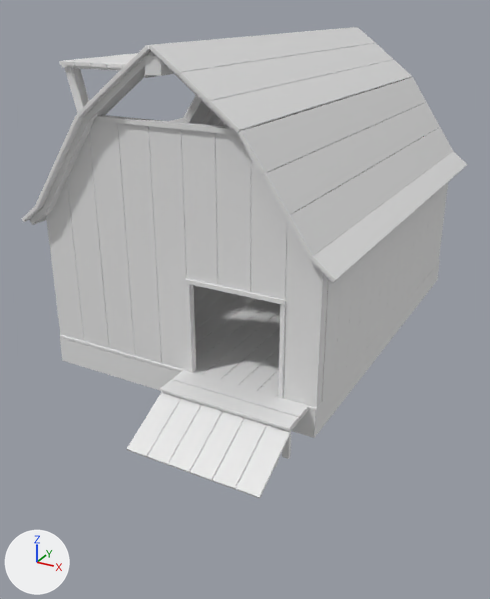
Renders of the Blender file Assets/KoboldKare/Models/Furniture/Barn.blend from each side of a commit.
One viewpoint serves both versions: a camera (50 mm lens) standing at (14.2, -28.9, 13.7) and looking at (0.6, -4.2, 1.3). The axes (+X, +Y, +Z) are drawn at lower left. The lights are the same throughout.

In view in the first picture: 'Structure'.
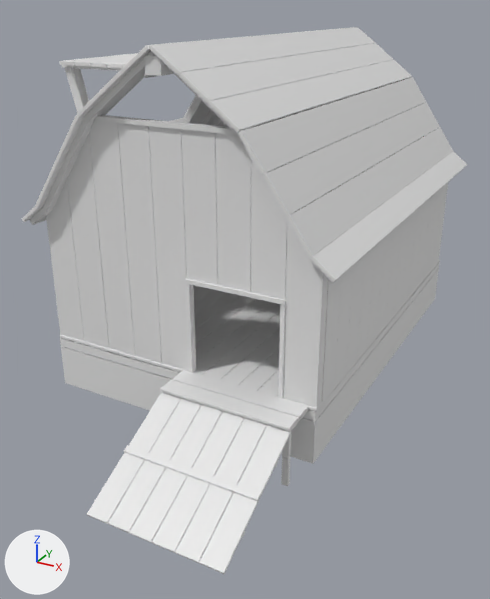
What differs and where, as boxes (x1, y1, x2, y2) in the pictures (490 x 599 px; the box of a moved part takes in the faces that stretch with it):
'Structure', reshaped (16% taller): before (22, 27, 467, 498); after (22, 27, 467, 574)
part 1 of me_plane_005, added: after (87, 452, 145, 524)
part 2 of me_plane_005, added: after (199, 493, 259, 574)
part 3 of me_plane_005, added: after (152, 476, 210, 553)
part 4 of me_plane_005, added: after (175, 484, 234, 563)
part 5 of me_plane_005, added: after (129, 468, 188, 543)
part 6 of me_plane_005, added: after (108, 460, 166, 533)
part 7 of me_plane_005, added: after (124, 445, 261, 501)
part 8 of me_plane_005, added: after (281, 457, 290, 486)
part 9 of me_plane_005, added: after (61, 269, 439, 464)
part 10 of me_plane_005, moved or reshaped: before (60, 262, 440, 438); after (60, 264, 439, 421)

Diff of the bpy script that builds the scene:
```diff
--- a/Assets/KoboldKare/Models/Furniture/Barn.blend.py
+++ b/Assets/KoboldKare/Models/Furniture/Barn.blend.py
@@ mat_wood @@
+mat_wood = principled_material('Wood')
+mat_wood.base_color = (0.8, 0.8, 0.8)  # white #e7e7e7
@@ mat_foundation @@
+mat_foundation = principled_material('Foundation')
+mat_foundation.base_color = (0.8, 0.8, 0.8)  # white #e7e7e7
@@ me_plane_005 @@
 me_plane_005.from_pydata(...)  # 2672 vertices, 2581 faces; spans x -5.0..8.9, y -7.7..14.9, z -12.3..1.5
 # used by ob_structure; location = (-1.92, -5.19, 10.87)
 # verts and faces of me_plane_005; kept vertices keep their numbers, new ones are numbered from 2672
 # before: 768 (-4.3, -3.8, -12.2) at pixel (62, 360), 770 (-4.1, -3.6, -12.2), 772 (8.1, -3.8, -12.2) at pixel (314, 437), 774 (7.9, -3.6, -12.2), 776 (-4.1, 13.9, -12.2)
 # before: 777 (-4.3, 14.2, -12.2), 780 (7.9, 13.9, -12.2), 781 (8.2, 14.2, -12.2) at pixel (437, 280)
+# me_plane_005 part 1: the loose piece of 8 vertices spanning x 2.3..3.2, y -7.7..-5.3, z -12.3..-11.1 is copied, and the copy is moved by (0.0, -2.4, -1.2), in mat_wood (white #e7e7e7); it spans x 2.3..3.2, y -10.0..-7.7, z -13.6..-12.3
+# me_plane_005 part 2: the loose piece of 8 vertices spanning x 6.9..7.8, y -7.7..-5.3, z -12.3..-11.1 is copied, and the copy is moved by (0.0, -2.4, -1.2), in mat_wood (white #e7e7e7); it spans x 6.9..7.8, y -10.0..-7.7, z -13.6..-12.3
+# me_plane_005 part 3: the loose piece of 8 vertices spanning x 5.1..6.0, y -7.7..-5.3, z -12.3..-11.1 is copied, and the copy is moved by (0.0, -2.4, -1.2), in mat_wood (white #e7e7e7); it spans x 5.1..6.0, y -10.0..-7.7, z -13.6..-12.3
+# me_plane_005 part 4: the loose piece of 8 vertices spanning x 6.0..6.9, y -7.7..-5.3, z -12.3..-11.1 is copied, and the copy is moved by (0.0, -2.4, -1.2), in mat_wood (white #e7e7e7); it spans x 6.0..6.9, y -10.0..-7.7, z -13.6..-12.3
+# me_plane_005 part 5: the loose piece of 8 vertices spanning x 4.2..5.1, y -7.7..-5.3, z -12.3..-11.1 is copied, and the copy is moved by (0.0, -2.4, -1.2), in mat_wood (white #e7e7e7); it spans x 4.2..5.1, y -10.0..-7.7, z -13.6..-12.3
+# me_plane_005 part 6: the loose piece of 8 vertices spanning x 3.3..4.1, y -7.7..-5.3, z -12.3..-11.1 is copied, and the copy is moved by (0.0, -2.4, -1.2), in mat_wood (white #e7e7e7); it spans x 3.3..4.1, y -10.0..-7.7, z -13.6..-12.3
+# me_plane_005 part 7: the loose piece of 8 vertices spanning x 2.3..7.8, y -6.5..-6.2, z -11.9..-11.7 is copied, and the copy is moved by (0.0, -1.3, -0.5), in mat_wood (white #e7e7e7); it spans x 2.3..7.8, y -7.8..-7.6, z -12.3..-12.1
+# me_plane_005 part 8: a new loose piece, a box spanning x 7.54..7.8, y -5.34..-5.17, z -13.48..-12.28, in mat_wood (white #e7e7e7)
+# me_plane_005 part 9: the loose piece of 16 vertices spanning x -4.3..8.2, y -3.8..14.2, z -12.2..-11.0 is copied, and the copy is scaled about its middle by (1, 1, 1.63), then moved by (0.0, 0.0, -0.8), in mat_foundation (white #e7e7e7); it spans x -4.3..8.2, y -3.8..14.2, z -13.4..-11.5
+# me_plane_005 part 10
+for i in [768, 770, 772, 774, 776, 777, 780, 781]: verts[i] += (0.0, 0.0, 0.8)
+me_plane_005.materials.append(mat_wood)  # white #e7e7e7
+me_plane_005.materials.append(mat_foundation)  # white #e7e7e7
```
